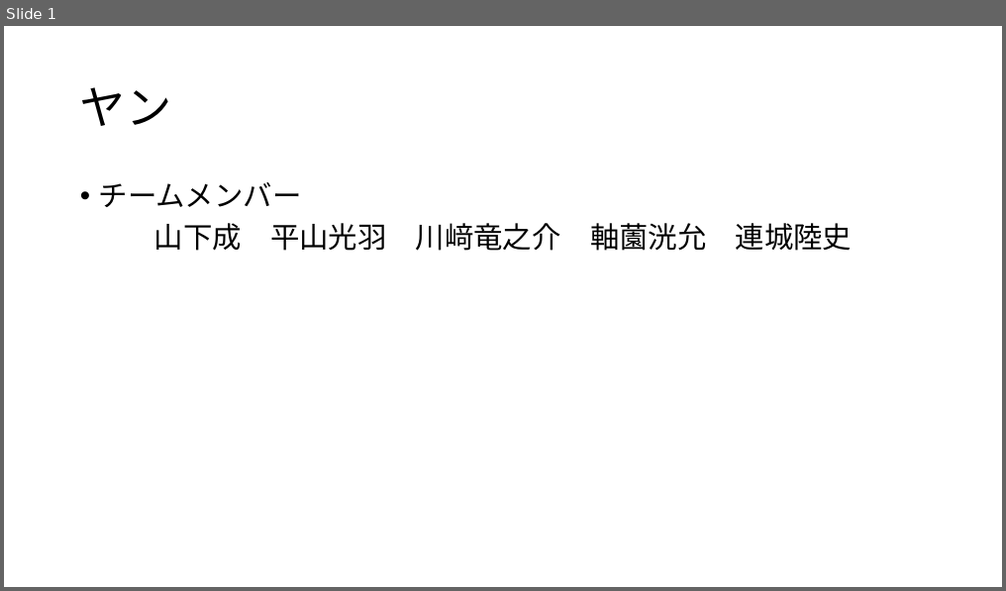
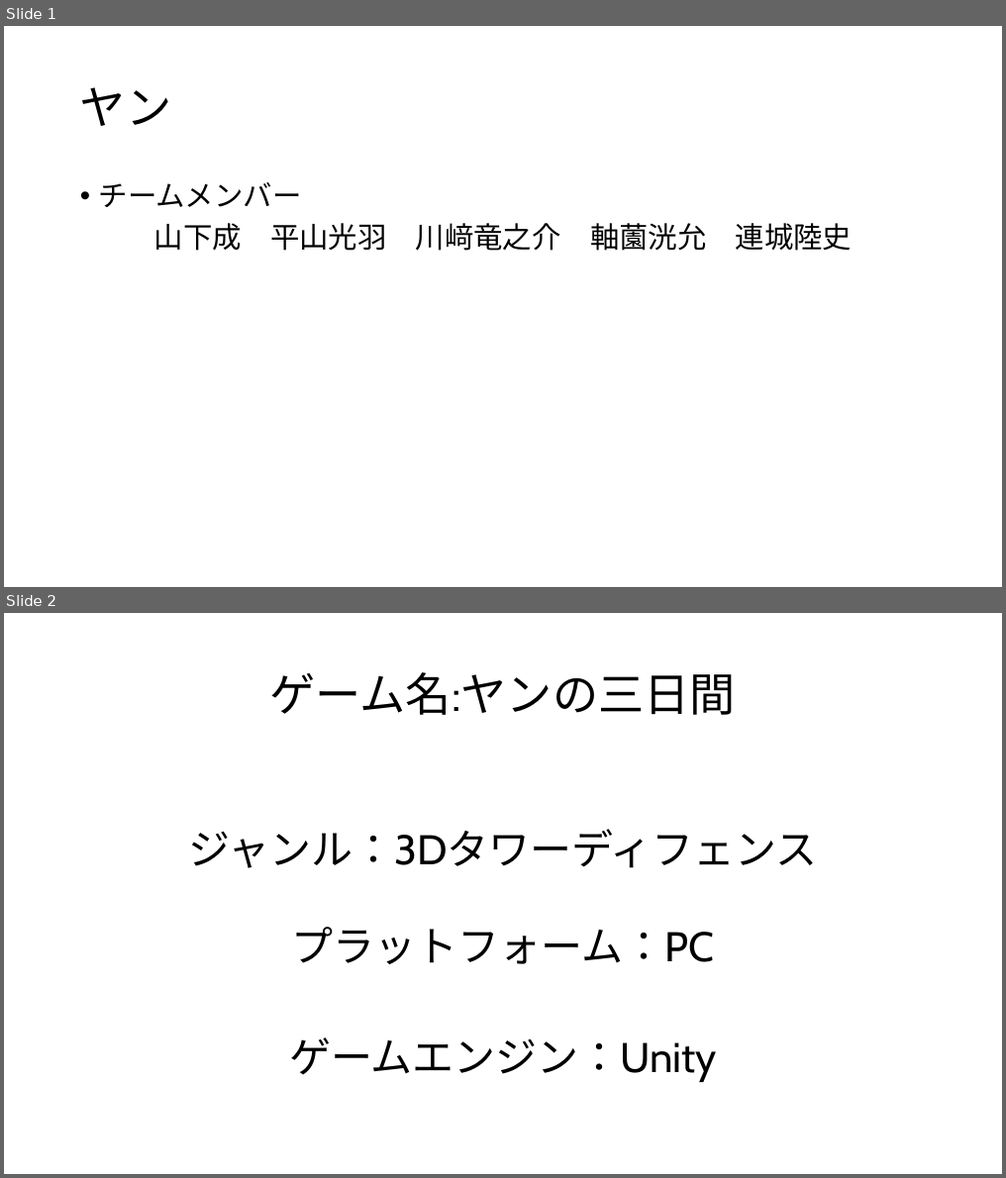
Before and after one commit to kawasaki0314/YanRepository, a slide deck: ヤンの三日間企画書.pptx. Shown one above the other, each under a label of ours: slide 1 before the commit, slides 1 and 2 after it. The pictures are 1006x591 and 1006x1178 pixels, drawn with LibreOffice and Linux fonts; fonts in the diff are those of the drawing. Boxes give left, top, right and bottom in pixels: in the first picture for what was removed or moved away, otherwise in the second. Text is boxed around its words. In the diff, an @@ line names an element or a change of style, - is before the commit and + after.

```diff
--- a/ヤンの三日間企画書.pptx
+++ b/ヤンの三日間企画書.pptx
@@ slide 2 added at (4,613,1002,1174), background #FFFFFF @@
@@ title added at (270,672,736,715), 44 pt, text #000000 @@
+ゲーム名:ヤンの三日間
@@ text added at (188,829,817,1082), 40 pt, text #000000 @@
+ジャンル：3Dタワーディフェンス
+プラットフォーム：PC
+ゲームエンジン：Unity
```
Also in this commit, not shown: 2 slides changed, 1 other slide added, 2 other files.
